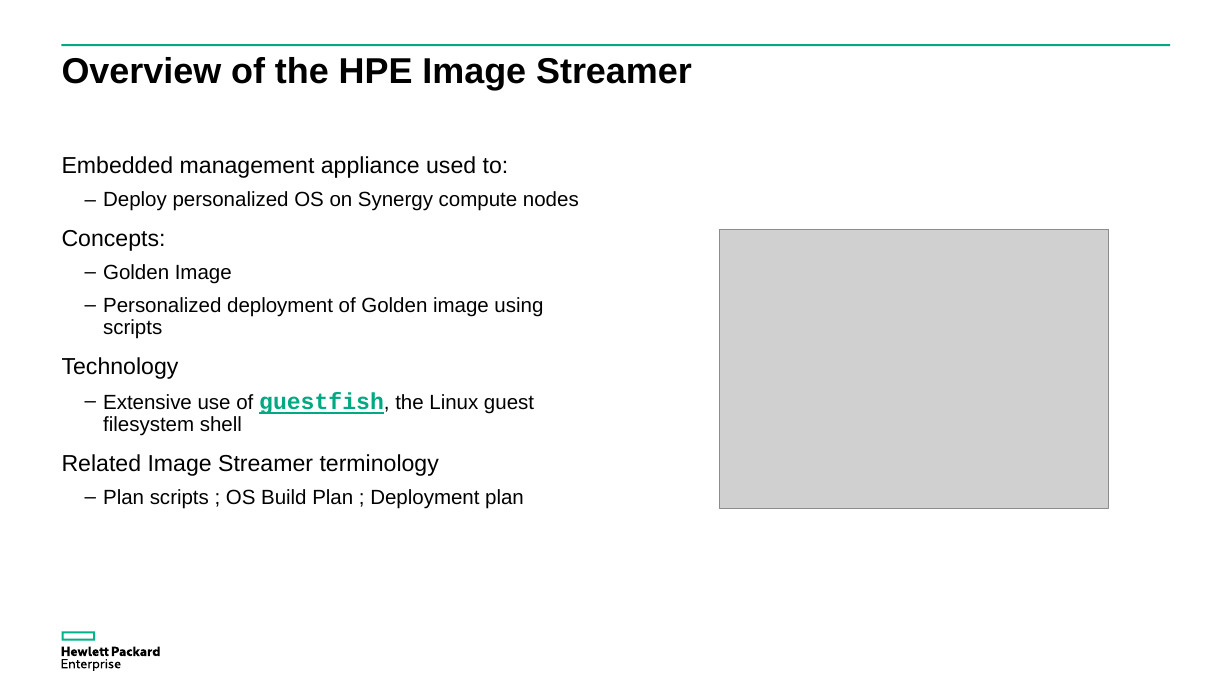
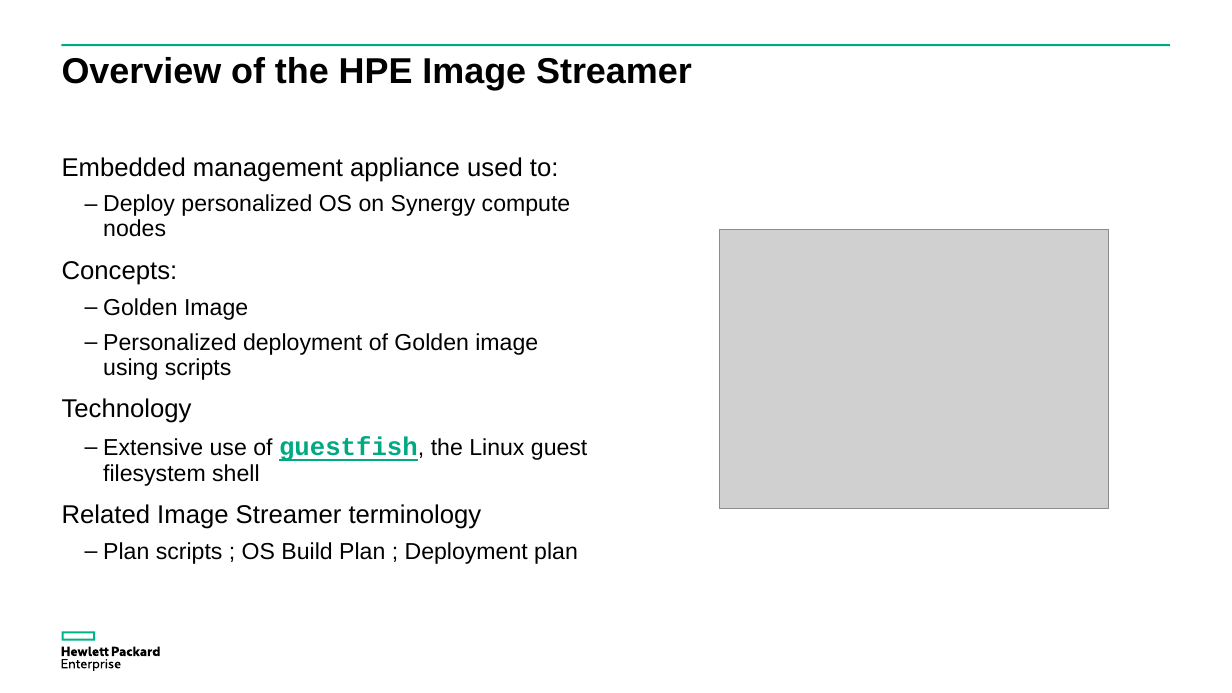
Before and after one commit to donzef/image-streamer-linux, a slide deck: slide 3 of docs/Guestfish-and-ImageStreamer.ppsx. Drawn at 1232x693 pixels with LibreOffice and Linux fonts; fonts in the diff are those of the drawing; grey boxes stand for pictures. Boxes give left, top, right and bottom in pixels: in the first picture for what was removed or moved away, otherwise in the second. Text is boxed around its words. In the diff, an @@ line names an element or a change of style, - is before the commit and + after.

```diff
--- a/docs/Guestfish-and-ImageStreamer.ppsx
+++ b/docs/Guestfish-and-ImageStreamer.ppsx
@@ text "Embedded management appliance used to:" at box(62, 157, 587, 564): size 18 to 20 pt in "Embedded management appliance used to:", "Concepts:", "Technology", "guestfish," and 1 more places; size 16 to 18 pt in "Deploy personalized OS on Synergy compute nodes", "Golden Image", "Personalized deployment of Golden image using scripts", "Extensive use of guestfish, the Linux guest ..." and 1 more places @@
```
Also in this commit, not shown: 14 other slides changed, 2 slides added, 1 slide removed, 2 other files.
